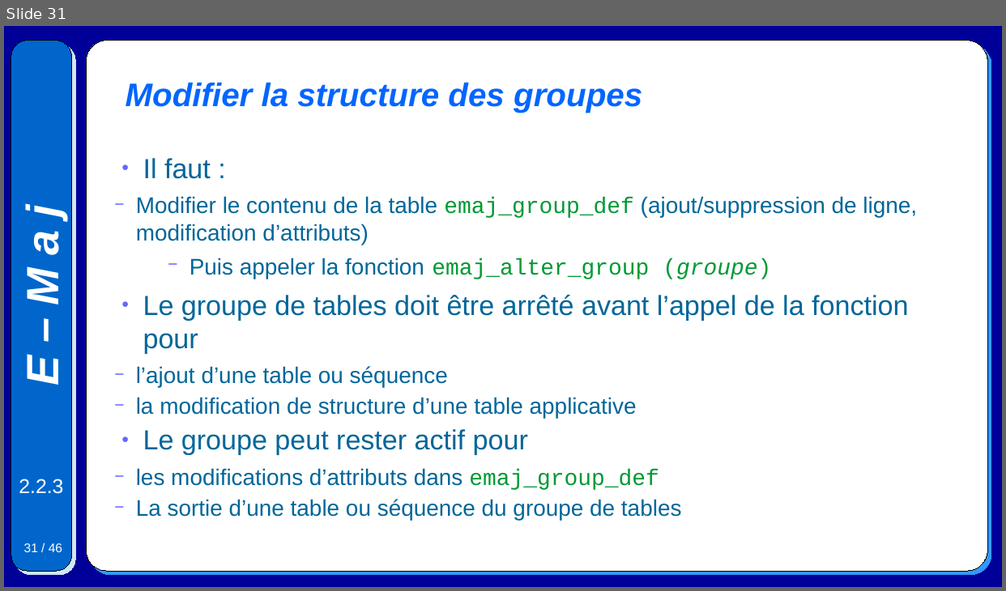
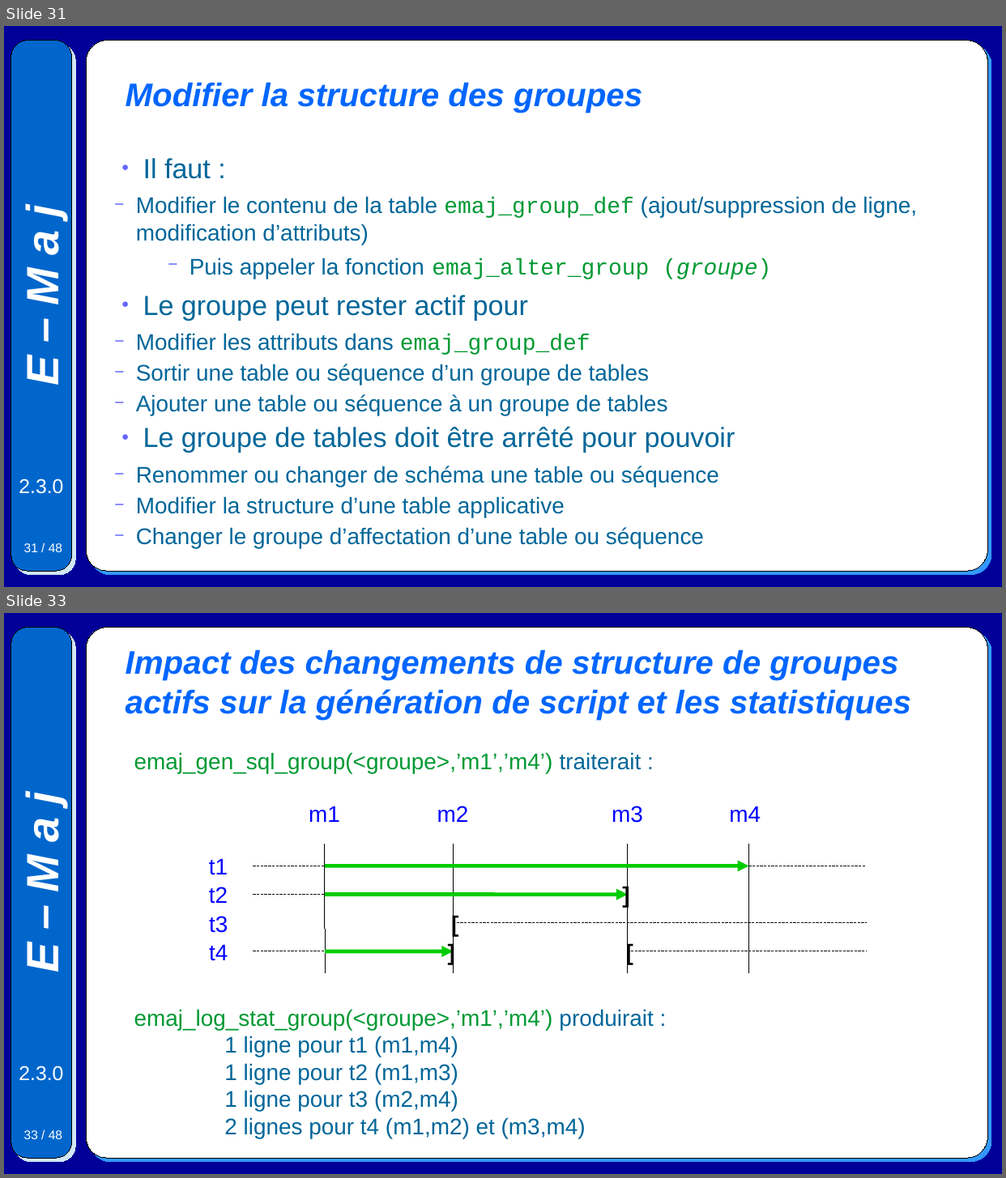
Before and after one commit to beaud76/emaj_doc, a slide deck: Emaj.devel_pres_fr.odp. Shown one above the other, each under a label of ours: slide 31 before the commit, slides 31 and 33 after it; the slides between them are not shown. The pictures are 1006x591 and 1006x1178 pixels, drawn with LibreOffice and Linux fonts; fonts in the diff are those of the drawing. Boxes give left, top, right and bottom in pixels: in the first picture for what was removed or moved away, otherwise in the second. Text is boxed around its words. In the diff, an @@ line names an element or a change of style, - is before the commit and + after.

```diff
--- a/Emaj.devel_pres_fr.odp
+++ b/Emaj.devel_pres_fr.odp
@@ slide 33 added at [4, 613, 1002, 1174], background #000099; not listed: 5 template elements that a slide beside it also shows @@
@@ title added at [126, 649, 911, 720], 26 pt, text #0066FF, bold, italic @@
+Impact des changements de structure de groupes actifs sur la génération de script et les statistiques
@@ text added at [134, 752, 641, 773], 18 pt, text #009933 @@
+emaj_gen_sql_group(<groupe>,’m1’,’m4’) traiterait :
@@ text added at [309, 806, 340, 822], 18 pt, text #0000FF @@
+m1
@@ text added at [437, 806, 469, 822], 18 pt, text #0000FF @@
+m2
@@ text added at [612, 806, 643, 823], 18 pt, text #0000FF @@
+m3
@@ text added at [729, 806, 761, 822], 18 pt, text #0000FF @@
+m4
@@ line added from (325, 845) to (325, 973), #000000 0 pt @@
@@ line added from (454, 845) to (454, 973), #000000 0 pt @@
@@ line added from (628, 845) to (628, 973), #000000 0 pt @@
@@ line added from (749, 845) to (749, 973), #000000 0 pt @@
@@ text added at [209, 858, 228, 875], 18 pt, text #0000FF @@
+t1
@@ line added from (254, 867) to (867, 867), #000000 0 pt @@
@@ arrow added from (325, 867) to (749, 867), #00CC00 3 pt @@
@@ text added at [613, 876, 639, 911], 18 pt, text #000000, bold @@
+]
@@ text added at [209, 887, 228, 904], 18 pt, text #0000FF @@
+t2
@@ line added from (254, 895) to (628, 895), #000000 0 pt @@
@@ arrow added from (325, 895) to (628, 895), #00CC00 3 pt @@
@@ text added at [209, 916, 228, 933], 18 pt, text #0000FF @@
+t3
@@ text added at [442, 905, 467, 940], 18 pt, text #000000, bold @@
+[
@@ line added from (454, 923) to (867, 923), #000000 0 pt @@
@@ text added at [209, 944, 228, 961], 18 pt, text #0000FF @@
+t4
@@ line added from (254, 952) to (454, 952), #000000 0 pt @@
@@ arrow added from (325, 952) to (454, 952), #00CC00 3 pt @@
@@ text added at [439, 934, 464, 968], 18 pt, text #000000, bold @@
+]
@@ text added at [617, 934, 642, 968], 18 pt, text #000000, bold @@
+[
@@ line added from (628, 952) to (867, 952), #000000 0 pt @@
@@ text added at [134, 1009, 653, 1139], 18 pt, text #006699 @@
+emaj_log_stat_group(<groupe>,’m1’,’m4’) produirait :
+1 ligne pour t1 (m1,m4)
+1 ligne pour t2 (m1,m3)
+1 ligne pour t3 (m2,m4)
+2 lignes pour t4 (m1,m2) et (m3,m4)
@@ slide 31 changed as well @@
@@ text at [136, 295, 908, 418]: paragraphs removed @@
-● Le groupe de tables doit être arrêté avant l’appel de la fonction pour
-  − l’ajout d’une table ou séquence
-  − la modification de structure d’une table applicative
@@ text at [136, 333, 735, 545]: text changed @@
-  − les modifications d’attributs dans emaj_group_def
-  − La sortie d’une table ou séquence du groupe de tables
+  − Modifier les attributs dans emaj_group_def
+  − Sortir une table ou séquence d’un groupe de tables
+  − Ajouter une table ou séquence à un groupe de tables
+● Le groupe de tables doit être arrêté pour pouvoir
+  − Renommer ou changer de schéma une table ou séquence
+  − Modifier la structure d’une table applicative
+  − Changer le groupe d’affectation d’une table ou séquence
@@ text at [19, 479, 63, 494]: text changed @@
-2.2.3
+2.3.0
@@ page number at [24, 544, 62, 552]: text changed @@
-31 / 46
+31 / 48
```
Also in this commit, not shown: 45 other slides changed, 1 other slide added, 4 other files.
